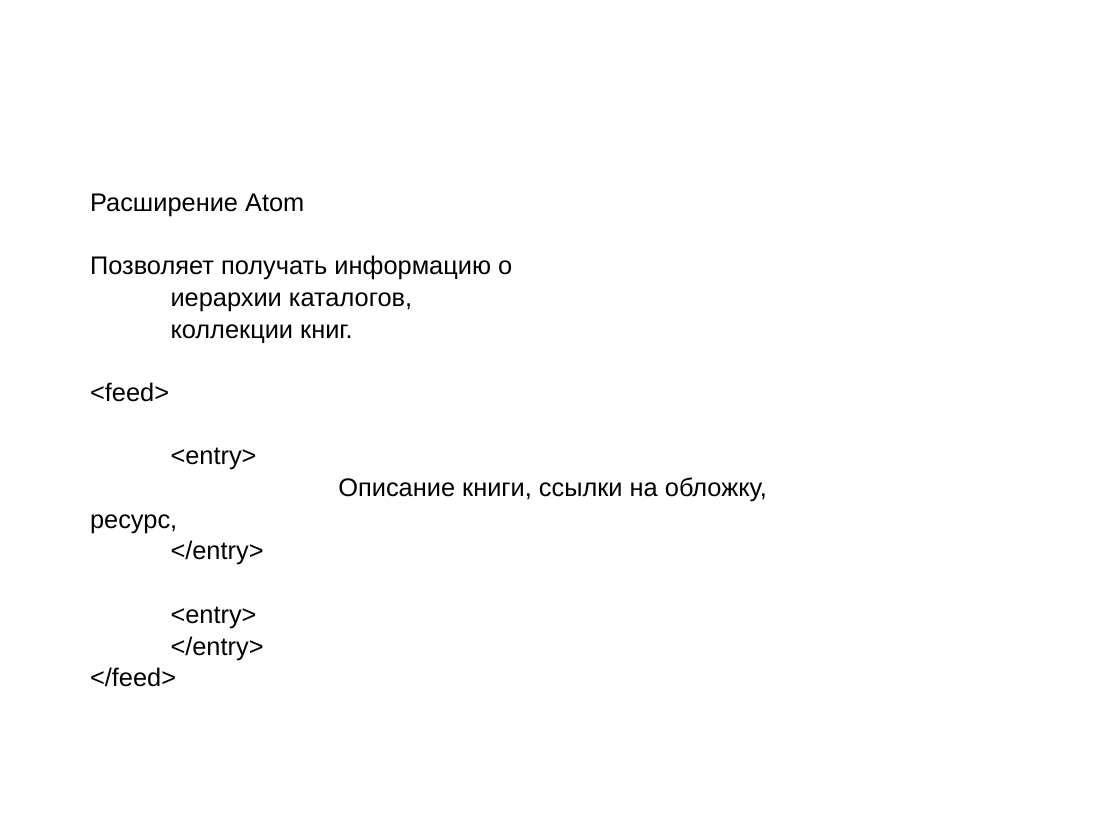
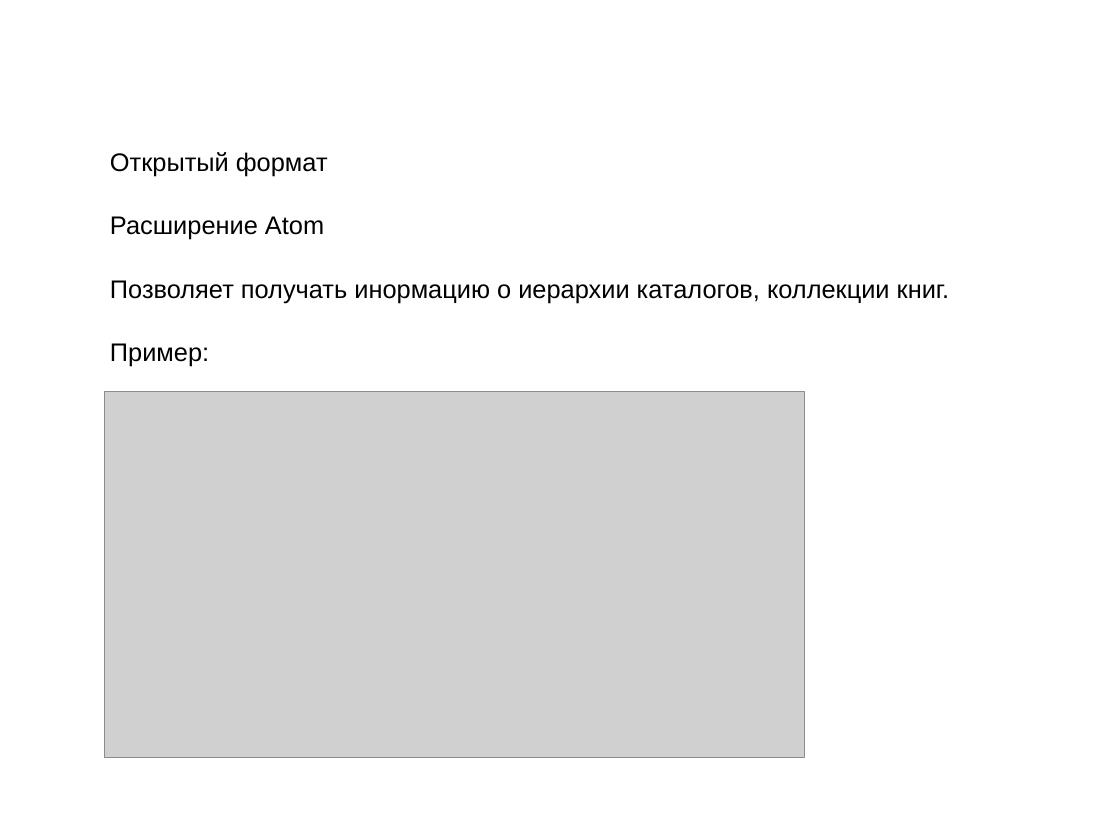
Before and after one commit to kropp/ebooksearchtool, a slide deck: slide 6 of client-cpp-qt/docs/presentation_egorova_s.ppt (slide 7 before the commit). Drawn at 1120x840 pixels with LibreOffice and Linux fonts; fonts in the diff are those of the drawing; grey boxes stand for pictures; background and template pictures are left out. Boxes give left, top, right and bottom in pixels: in the first picture for what was removed or moved away, otherwise in the second. Text is boxed around its words. In the diff, an @@ line names an element or a change of style, - is before the commit and + after.

```diff
--- a/client-cpp-qt/docs/presentation_egorova_s.ppt
+++ b/client-cpp-qt/docs/presentation_egorova_s.ppt
@@ text "Открытый формат": place and size @@
-text "Открытый формат" at bbox=[90, 193, 767, 660]
+text "Открытый формат" at bbox=[110, 152, 949, 367]
@@ text at bbox=[110, 152, 328, 177]: paragraph added @@
+Открытый формат
@@ text at bbox=[110, 280, 949, 367]: text changed @@
-Позволяет получать информацию о
-иерархии каталогов,
-коллекции книг.
-<feed>
-<entry>
-Описание книги, ссылки на обложку, ресурс,
-</entry>
-<entry>
-</entry>
-</feed>
+Позволяет получать инормацию о иерархии каталогов, коллекции книг.
+Пример:
@@ picture added at bbox=[104, 392, 804, 758] @@
```
Also in this commit, not shown: 1 other slide changed, 1 slide added, 1 other file.
